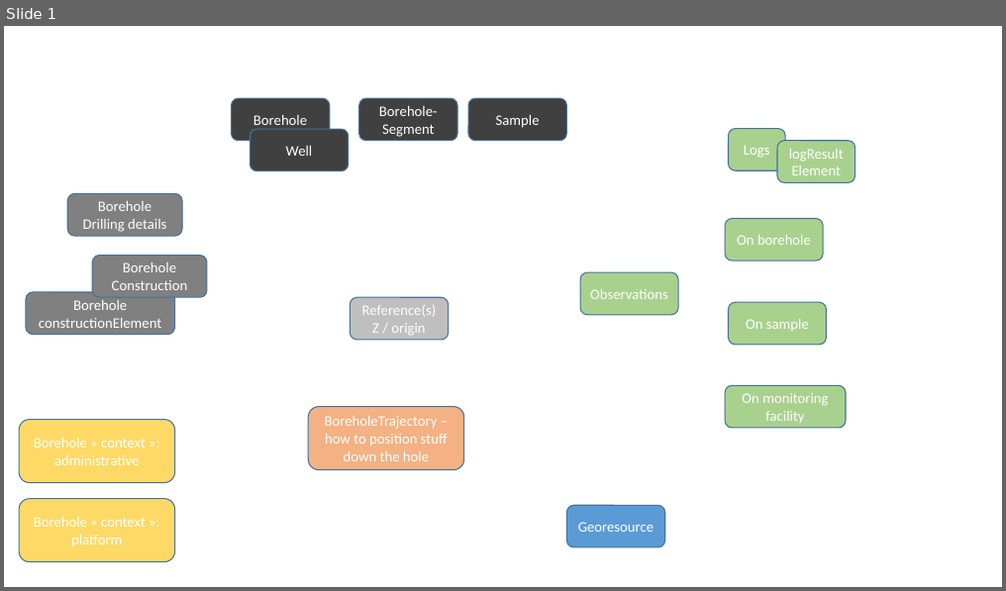
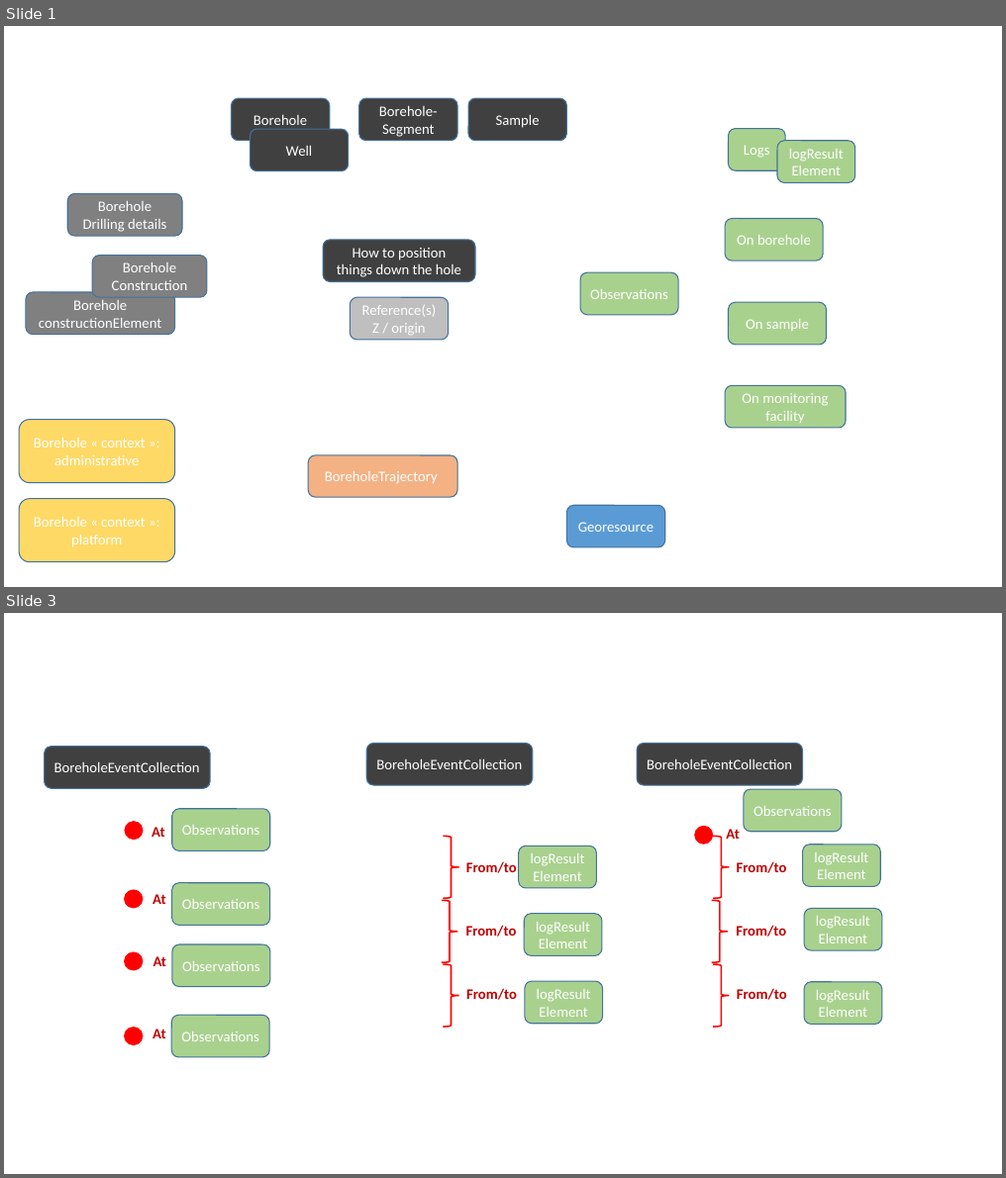
Before and after one commit to opengeospatial/boreholeie, a slide deck: Vocabulary/MainConcepts_discussion.pptx. Shown one above the other, each under a label of ours: slide 1 before the commit, slides 1 and 3 after it; the slides between them are not shown. The pictures are 1006x591 and 1006x1178 pixels, drawn with LibreOffice and Linux fonts; fonts in the diff are those of the drawing. Boxes give left, top, right and bottom in pixels: in the first picture for what was removed or moved away, otherwise in the second. Text is boxed around its words. In the diff, an @@ line names an element or a change of style, - is before the commit and + after.

```diff
--- a/Vocabulary/MainConcepts_discussion.pptx
+++ b/Vocabulary/MainConcepts_discussion.pptx
@@ slide 3 added at [4,613,1002,1174], background #FFFFFF @@
@@ rounded rectangle added at [45,747,211,788], fill #404040, outline #43739E 1 pt, 14 pt, text #FFFFFF @@
+BoreholeEventCollection
@@ rounded rectangle added at [366,744,533,785], fill #404040, outline #43739E 1 pt, 14 pt, text #FFFFFF @@
+BoreholeEventCollection
@@ rounded rectangle added at [637,744,803,785], fill #404040, outline #43739E 1 pt, 14 pt, text #FFFFFF @@
+BoreholeEventCollection
@@ rounded rectangle added at [744,789,842,832], fill #A9D18E, outline #43739E 1 pt, 14 pt, text #FFFFFF @@
+Observations
@@ rounded rectangle added at [172,809,270,851], fill #A9D18E, outline #43739E 1 pt, 14 pt, text #FFFFFF @@
+Observations
@@ text added at [152,827,165,837], 14 pt, text #C00000, bold @@
+At
@@ right brace added at [444,836,459,898], outline #FF0000 1.5 pt @@
@@ rounded rectangle added at [519,846,596,888], fill #A9D18E, outline #43739E 1 pt, 14 pt, text #FFFFFF @@
+logResultElement
@@ ellipse added at [694,826,713,845], fill #FF0000 @@
@@ right brace added at [713,836,729,898], outline #FF0000 1.5 pt @@
@@ text added at [726,829,740,839], 14 pt, text #C00000, bold @@
+At
@@ rounded rectangle added at [803,845,880,886], fill #A9D18E, outline #43739E 1 pt, 14 pt, text #FFFFFF @@
+logResultElement
@@ text added at [466,861,517,873], 14 pt, text #C00000, bold @@
+From/to
@@ text added at [737,861,787,873], 14 pt, text #C00000, bold @@
+From/to
@@ text added at [152,894,166,904], 14 pt, text #C00000, bold @@
+At
@@ rounded rectangle added at [171,883,269,925], fill #A9D18E, outline #43739E 1 pt, 14 pt, text #FFFFFF @@
+Observations
@@ right brace added at [442,900,457,962], outline #FF0000 1.5 pt @@
@@ right brace added at [712,900,727,962], outline #FF0000 1.5 pt @@
@@ rounded rectangle added at [804,909,882,951], fill #A9D18E, outline #43739E 1 pt, 14 pt, text #FFFFFF @@
+logResultElement
@@ text added at [466,925,517,937], 14 pt, text #C00000, bold @@
+From/to
@@ rounded rectangle added at [525,914,602,956], fill #A9D18E, outline #43739E 1 pt, 14 pt, text #FFFFFF @@
+logResultElement
@@ text added at [736,925,786,937], 14 pt, text #C00000, bold @@
+From/to
@@ text added at [153,957,167,966], 14 pt, text #C00000, bold @@
+At
@@ rounded rectangle added at [172,945,270,986], fill #A9D18E, outline #43739E 1 pt, 14 pt, text #FFFFFF @@
+Observations
@@ right brace added at [444,964,459,1027], outline #FF0000 1.5 pt @@
@@ right brace added at [713,964,729,1027], outline #FF0000 1.5 pt @@
@@ text added at [466,988,517,1000], 14 pt, text #C00000, bold @@
+From/to
@@ rounded rectangle added at [525,981,603,1023], fill #A9D18E, outline #43739E 1 pt, 14 pt, text #FFFFFF @@
+logResultElement
@@ text added at [737,988,787,1000], 14 pt, text #C00000, bold @@
+From/to
@@ rounded rectangle added at [804,982,882,1024], fill #A9D18E, outline #43739E 1 pt, 14 pt, text #FFFFFF @@
+logResultElement
@@ group added at [124,821,144,1046]: 4 ellipses @@
@@ rounded rectangle added at [171,1015,269,1057], fill #A9D18E, outline #43739E 1 pt, 14 pt, text #FFFFFF @@
+Observations
@@ text added at [152,1029,166,1039], 14 pt, text #C00000, bold @@
+At
@@ slide 1 changed as well @@
@@ rounded rectangle added at [323,240,475,282], fill #404040, outline #43739E 1 pt, 14 pt, text #FFFFFF @@
+How to position things down the hole
@@ rounded rectangle "BoreholeTrajectory": place and size @@
-rounded rectangle "BoreholeTrajectory" at [308,407,463,471]
+rounded rectangle "BoreholeTrajectory" at [308,456,457,497]
@@ text in rounded rectangle at [325,472,438,484]: text changed @@
-BoreholeTrajectory – how to position stuff down the hole
+BoreholeTrajectory
```
Also in this commit, not shown: 7 other slides changed, 4 other slides added, 2 other files.
